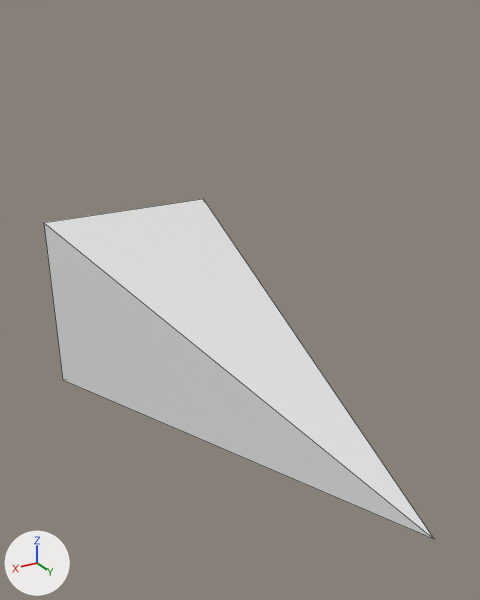
One commit to the Blender file Thesis/BA- ExplodedView/Assets/1. Import/ArrowHead.blend: the scene before it, then after it.
One viewpoint serves both versions: a 50 mm lens placed at (0.53, 0.989, 0.591), pointed at (-0.04, 0.039, 0.116). Lighting does not change. The marker at lower left points along +X, +Y and +Z. Mesh edges are drawn as thin lines.

Before the edit, the objects in view are built like this:
```python
me_cube = bpy.data.meshes.new('Cube')
me_cube.from_pydata([(0.0, 0.567, 0.0), (0.189, -0.378, 0.189), (0.189, -0.378, -0.189), (-0.189, -0.378, 0.189), (-0.189, -0.378, -0.189)], [], [(0, 3, 1), (2, 1, 3, 4), (4, 3, 0), (0, 2, 4), (0, 1, 2)])
me_cube.materials.append(mat_material)  # white #e7e7e7
ob_cube = bpy.data.objects.new('Cube', me_cube)
ob_cube.location = (0.0, 0.0, 0.0)
```
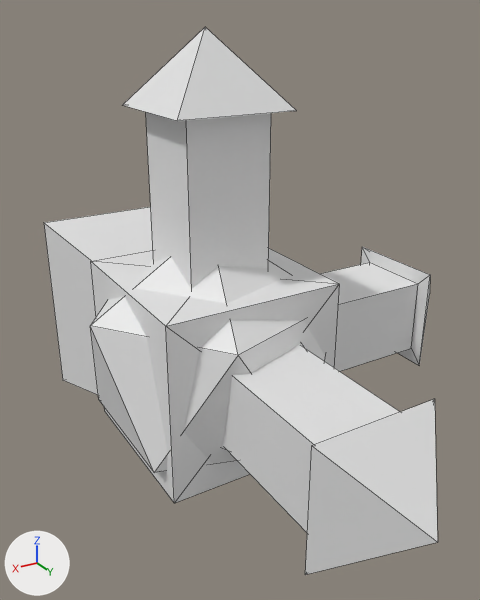
What changed in the scene script:
```text
Add me_cube_001:
    me_cube_001.from_pydata(...)  # 47 vertices, 51 faces; spans x -0.572..0.165, y -0.165..0.572, z -0.165..0.572
Add me_icosphere:
    me_icosphere.from_pydata(...)  # an icosphere of 20 faces spanning x -0.228..0.228, y -0.217..0.217, z -0.255..0.255
Add ob_handle:
    ob_handle = bpy.data.objects.new('Handle', me_cube_001)
    ob_handle.location = (0.0, 0.0, 0.0)
Add ob_icosphere:
    ob_icosphere = bpy.data.objects.new('Icosphere', me_icosphere)
    ob_icosphere.location = (0.0, 0.0, 0.0)
```

Changed parts and their boxes [x1, y1, x2, y2] in the pictures (480 x 600 px):
'Handle', added
    after: [91, 27, 438, 575]
'Icosphere', added
    after: [90, 257, 325, 473]
'Cube', unchanged, covered by the edit
    before: [44, 199, 435, 540]
    after: [44, 207, 304, 450]
